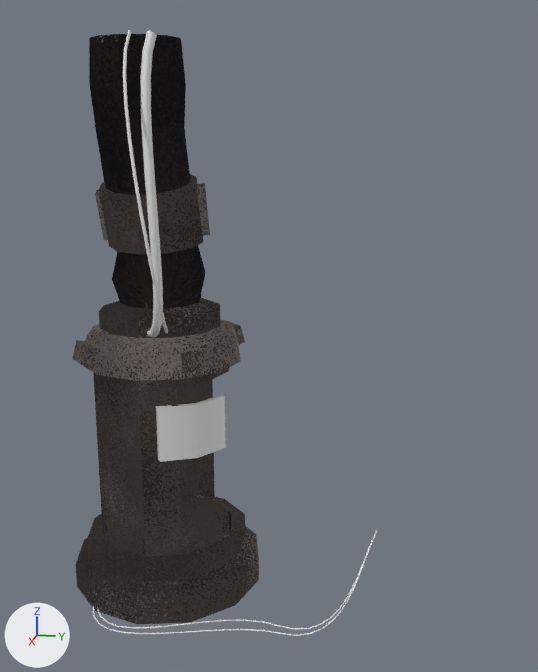
Renders of the Blender file EgoFractum/Assets/Models/BlendFiles/room1_props.blend from each side of a commit.
One viewpoint serves both versions: a 50 mm camera at (10.01, 0.2, 6.34) aimed at (0.18, -1.77, 3.88). Lighting does not change. The marker at lower left points along +X, +Y and +Z. The first picture is the older version.

In view in the first picture: 'BézierCurve', 'BézierCurve.001', 'CableChamberMedium1', 'CableChamberSmall', 'Chamber', 'Window'.
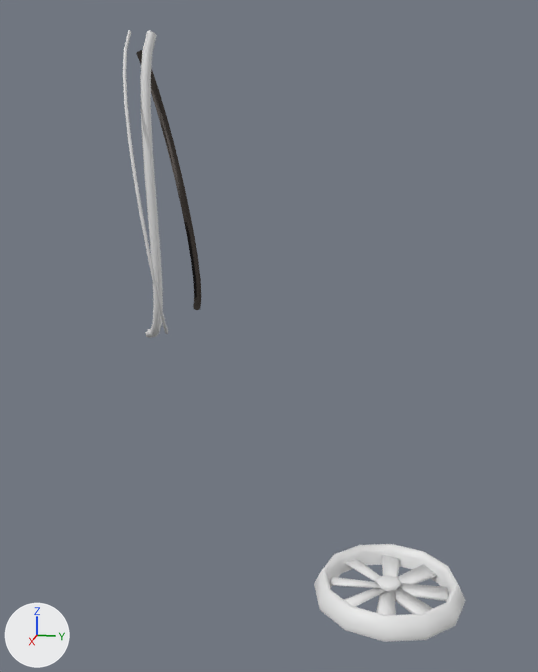
Commit message: Fan model

What differs and where, as boxes (x1, y1, x2, y2) in the pictures (538 x 672 px):
'Chamber', hidden
    before: (73, 34, 259, 625)
'Cylinder', added
    after: (314, 544, 465, 642)
'Window', hidden
    before: (156, 395, 225, 462)
'Cube', added
    after: (330, 555, 448, 615)
'BézierCurve.001', hidden
    before: (93, 531, 377, 636)
'BézierCurve', hidden
    before: (97, 530, 377, 630)
'Cylinder.001', added
    after: (376, 575, 401, 592)
'CableChamberMeidum2', unchanged, uncovered by the edit
    after: (136, 50, 201, 310)

The change, as a list of edits to the scene's bpy script:
```text
Add me_cylinder_003:
    me_cylinder_003.from_pydata(...)  # 72 vertices, 60 faces; spans x -1.11..1.11, y -1.11..1.11, z -0.04..0.26
    me_cylinder_003.polygons.foreach_set('use_smooth', [True] * 60)
Add me_cylinder_004:
    me_cylinder_004.from_pydata(...)  # 32 vertices, 25 faces; spans x -0.183..0.183, y -0.183..0.183, z -0.048..0.204
    me_cylinder_004.polygons.foreach_set('use_smooth', [True] * 25)
Add me_cube_001:
    me_cube_001.from_pydata([(-0.855, -0.118, 0.094), (-0.85, -0.145, 0.124), (-0.855, 0.154, 0.074), (-0.85, 0.093, 0.096), (-0.036, -0.068, 0.109), (-0.033, -0.083, 0.132), (-0.037, 0.112, 0.066), (-0.032, 0.093, 0.096)], [], [(0, 1, 3, 2), (2, 3, 7, 6), (6, 7, 5, 4), (4, 5, 1, 0), (2, 6, 4, 0), (7, 3, 1, 5)])
    me_cube_001.polygons.foreach_set('use_smooth', [True] * 6)
Change ob_béziercurve:
    add ob_béziercurve.hide_set(True)
Change ob_béziercurve_001:
    add ob_béziercurve_001.hide_set(True)
Change ob_chamber:
    add ob_chamber.hide_set(True)
Change ob_window:
    add ob_window.hide_set(True)
Add ob_cube:
    ob_cube = bpy.data.objects.new('Cube', me_cube_001)
    ob_cube.parent = ob_cylinder
    ob_cube.location = (0.0, 0.0, 0.0)
    _m = ob_cube.modifiers.new('Array', 'ARRAY')
    _m.count = 8
    _m.use_relative_offset = False
    _m.relative_offset_displace = (1.0, 2.2, 2.3)
    _m.use_object_offset = True
    _m.offset_object = ob_cylinder_001
Add ob_cylinder:
    ob_cylinder = bpy.data.objects.new('Cylinder', me_cylinder_003)
    ob_cylinder.location = (0.0, 0.0, 0.0)
Add ob_cylinder_001:
    ob_cylinder_001 = bpy.data.objects.new('Cylinder.001', me_cylinder_004)
    ob_cylinder_001.parent = ob_cylinder
    ob_cylinder_001.location = (0.0, 0.0, 0.0)
    ob_cylinder_001.rotation_euler = (0.0, 0.0, 0.784)  # degrees (0, 0, 45)
```
